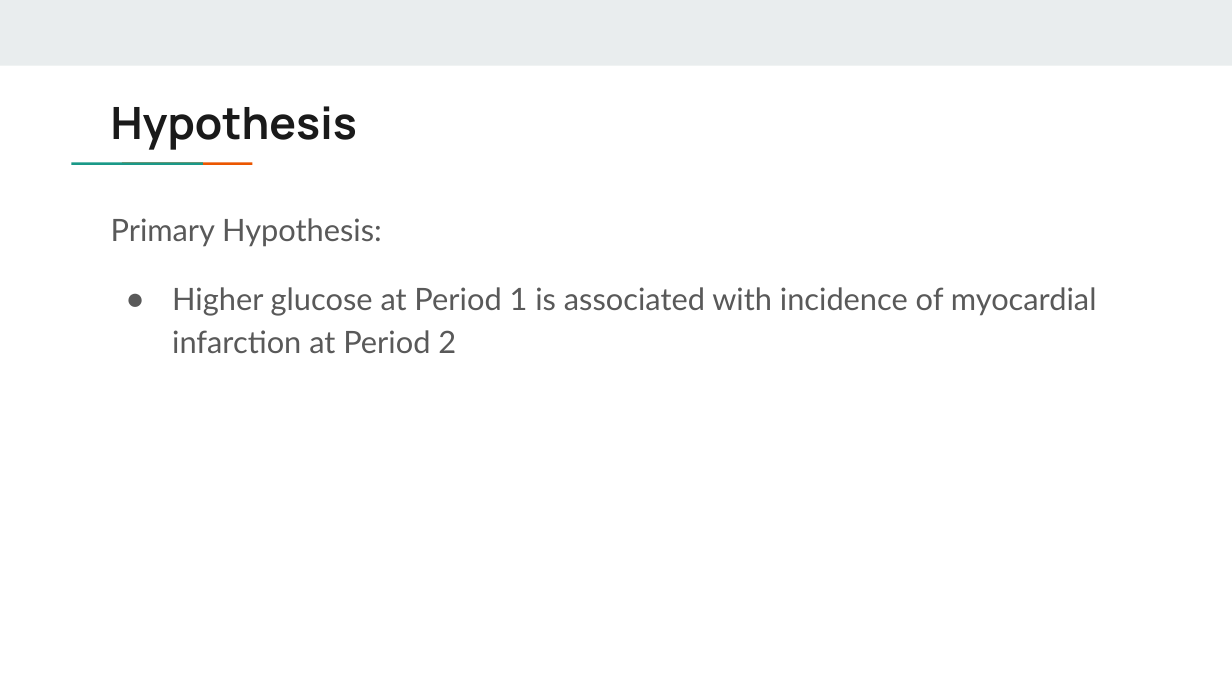
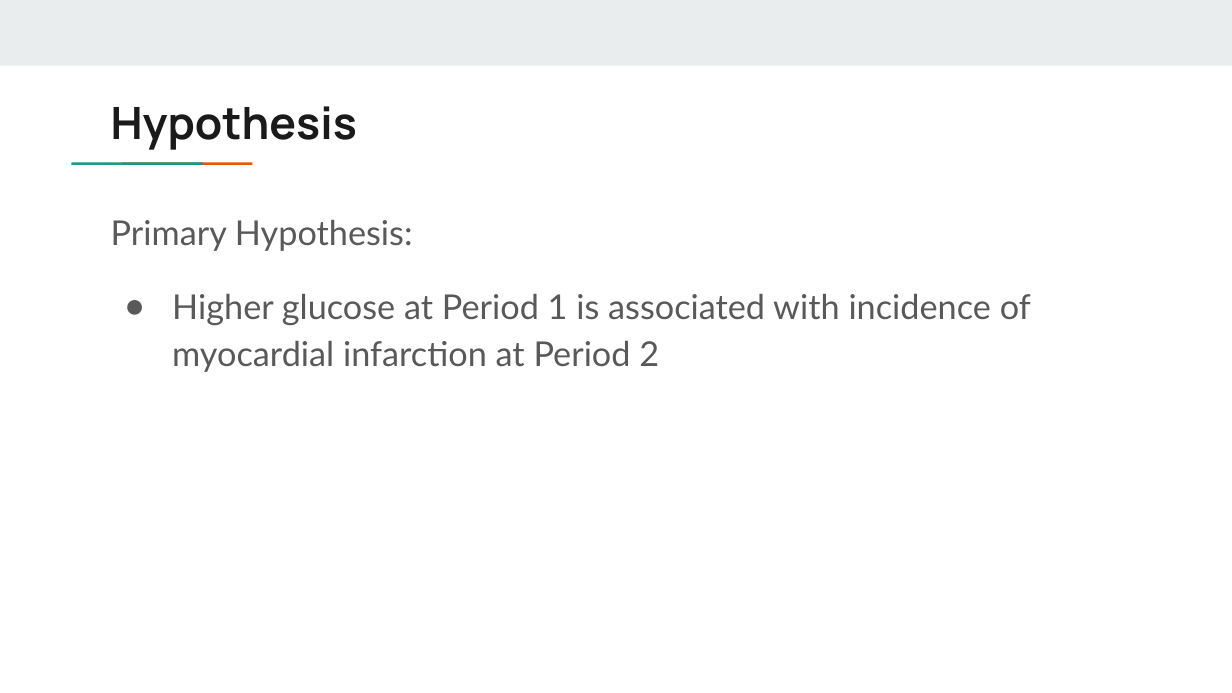
Before and after one commit to zrfrere/706_Glucose_vs_MI, a slide deck: slide 3 of Project 5_powerpoint.pptx. Drawn at 1232x693 pixels with LibreOffice and Linux fonts; fonts in the diff are those of the drawing. Boxes give left, top, right and bottom in pixels: in the first picture for what was removed or moved away, otherwise in the second. Text is boxed around its words. In the diff, an @@ line names an element or a change of style, - is before the commit and + after.

```diff
--- a/Project 5_powerpoint.pptx
+++ b/Project 5_powerpoint.pptx
@@ text "Primary Hypothesis:" at (111, 220, 1031, 372): size 18 to 20 pt; indent changed @@
```
Also in this commit, not shown: 4 other slides changed, 4 slides added, 1 slide removed.
